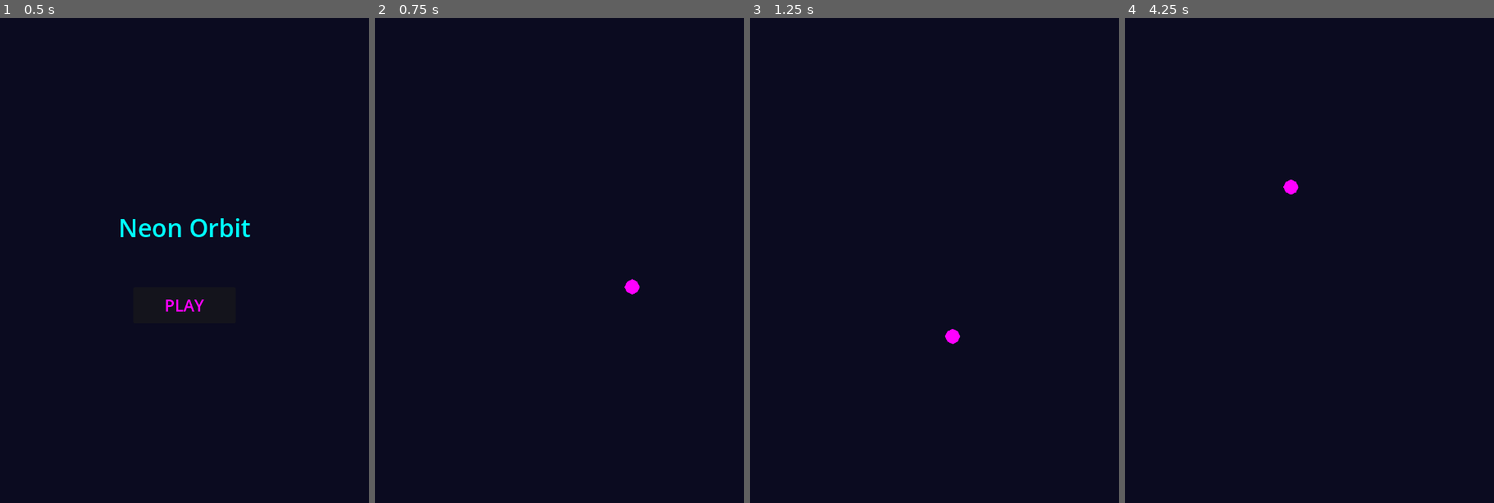
Above: before the commit, frames 1-4 (left to right).
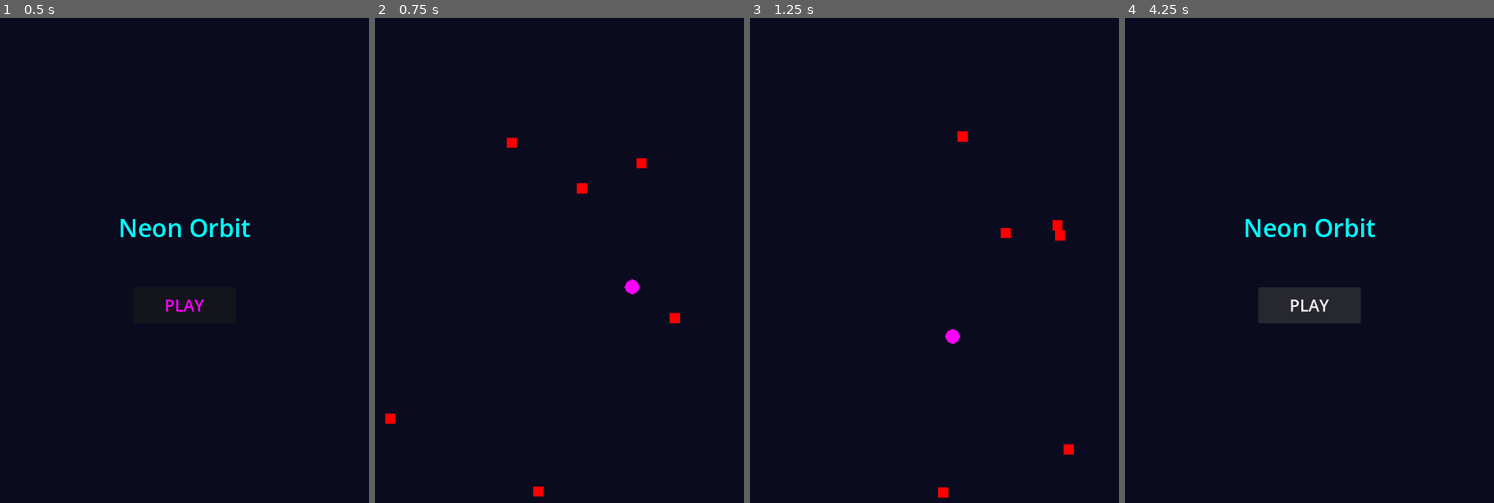
Above: after the commit, the same moments.

Repository: Spacesqueezer/AI_game_maybe
Game: Godot game, scene res://scenes/main_menu.tscn
Two runs of this game, one before a commit and one after it. Both use one fixed random seed, a clock stepped at 60 frames per second and the inputs below.
Inputs (mouse positions are in pixels of both pictures, inside the frame that each line leads up to):
- Up to frame 1 (0.5 s): no input
- Up to frame 2 (0.75 s): click "PLAY" at 0.5 s
- Up to frame 3 (1.25 s): no input
- Up to frame 4 (4.25 s): move the mouse to (1390, 226) at 1.27 s; click (1390, 226) at 1.42 s; move the mouse to (1235, 294) at 2.02 s; click (1235, 294) at 2.17 s; move the mouse to (1346, 115) at 2.77 s; click (1346, 115) at 2.92 s; click (1309, 304) at 3.5 s, where only the run after the commit has a clickable "PLAY"

Frame 1 is identical in both runs. In frame 2, 0.4% of the frame differs, in the area x 2-83%, y 24-99%; in frame 3, 0.4%; in frame 4, 2.7%, in the area x 32-68%, y 33-63%.

Commit message:
Implement obstacles, spawning, and death logic
* Create obstacle.tscn and obstacle.gd.
* Add logic to game.gd to randomly spawn obstacles on different orbits upon start.
* Update player.gd to detect area_entered collisions with objects in the 'obstacles' group.
* Implement a simple game over state by transitioning back to the Main Menu on death.

Co-authored-by: Spacesqueezer <86262998+Spacesqueezer@users.noreply.github.com>

Diff:
--- /dev/null
+++ b/scenes/obstacle.tscn
@@ -0,0 +1,19 @@
+[gd_scene load_steps=3 format=3 uid="uid://obstacle_scene_id"]
+
+[ext_resource type="Script" path="res://scripts/obstacle.gd" id="1_script"]
+
+[sub_resource type="RectangleShape2D" id="RectangleShape2D_obs"]
+size = Vector2(20, 20)
+
+[node name="Obstacle" type="Area2D" groups=["obstacles"]]
+script = ExtResource("1_script")
+
+[node name="CollisionShape2D" type="CollisionShape2D" parent="."]
+shape = SubResource("RectangleShape2D_obs")
+
+[node name="Visual" type="ColorRect" parent="."]
+offset_left = -10.0
+offset_top = -10.0
+offset_right = 10.0
+offset_bottom = 10.0
+color = Color(1, 0, 0, 1)
--- a/scripts/game.gd
+++ b/scripts/game.gd
@@ -4,8 +4,24 @@
 const MIN_RADIUS = 150.0
 const ORBIT_SPACING = 100.0
 
+var obstacle_scene = preload("res://scenes/obstacle.tscn")
+
+func _ready():
+	_spawn_obstacles()
+
 func _draw():
 	# Draw orbits
 	for i in range(ORBIT_COUNT):
 		var radius = MIN_RADIUS + i * ORBIT_SPACING
 		draw_arc(Vector2.ZERO, radius, 0, TAU, 64, Color(0, 1, 1, 0.2), 4.0, true)
+
+func _spawn_obstacles():
+	# Spawn a few obstacles on different orbits
+	for i in range(6):
+		var obs = obstacle_scene.instantiate()
+		var orbit_index = randi() % ORBIT_COUNT
+		var start_angle = randf() * TAU
+		var dir = 1 if randf() > 0.5 else -1
+		var spd = randf_range(1.0, 2.5)
+		obs.setup(orbit_index, start_angle, dir, spd)
+		add_child(obs)
--- /dev/null
+++ b/scripts/obstacle.gd
@@ -0,0 +1,29 @@
+extends Area2D
+
+const MIN_RADIUS = 150.0
+const ORBIT_SPACING = 100.0
+
+var orbit_index = 0
+var angle = 0.0
+var speed = 1.5 # Radians per second
+var direction = 1 # 1 for clockwise, -1 for counter-clockwise
+
+func _ready():
+	_update_position()
+	# Add to group so player can identify it easily
+	add_to_group("obstacles")
+
+func setup(index: int, start_angle: float, dir: int, spd: float):
+	orbit_index = index
+	angle = start_angle
+	direction = dir
+	speed = spd
+	_update_position()
+
+func _process(delta):
+	angle += speed * direction * delta
+	_update_position()
+
+func _update_position():
+	var radius = MIN_RADIUS + orbit_index * ORBIT_SPACING
+	position = Vector2(cos(angle), sin(angle)) * radius
--- a/scripts/player.gd
+++ b/scripts/player.gd
@@ -11,6 +11,7 @@
 
 func _ready():
 	_update_position()
+	area_entered.connect(_on_area_entered)
 
 func _process(delta):
 	angle += speed * direction * delta
@@ -32,3 +33,10 @@
 func _update_position():
 	var radius = MIN_RADIUS + current_orbit_index * ORBIT_SPACING
 	position = Vector2(cos(angle), sin(angle)) * radius
+
+func _on_area_entered(area):
+	if area.is_in_group("obstacles"):
+		_die()
+
+func _die():
+	get_tree().change_scene_to_file("res://scenes/main_menu.tscn")
